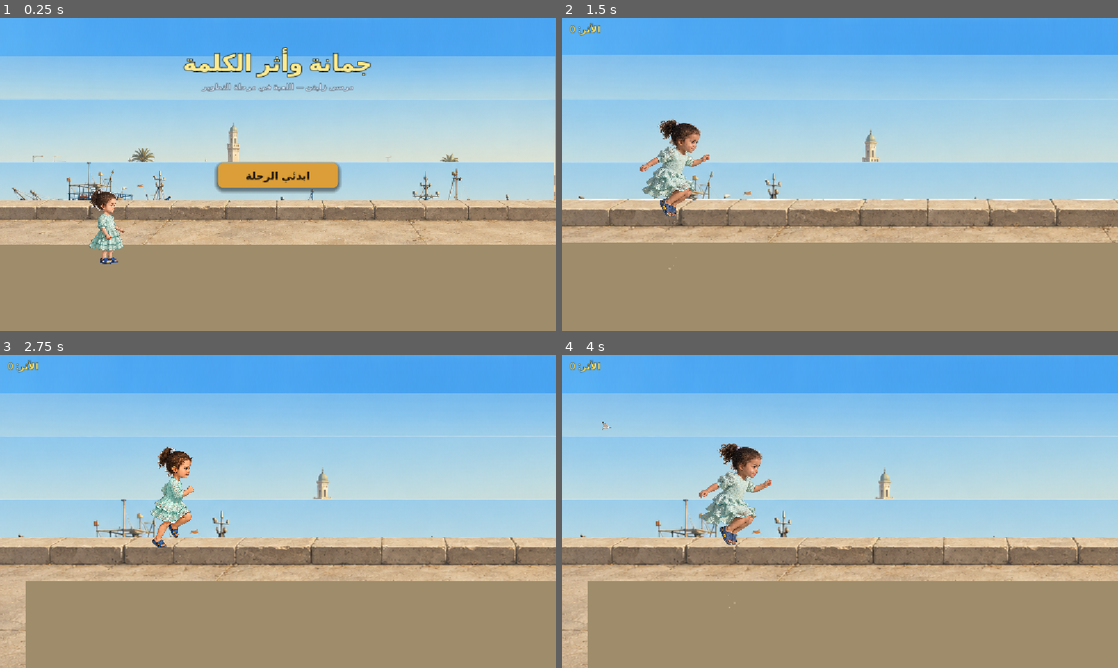
Above: before the commit, frames 1-4 (two rows, left to right).
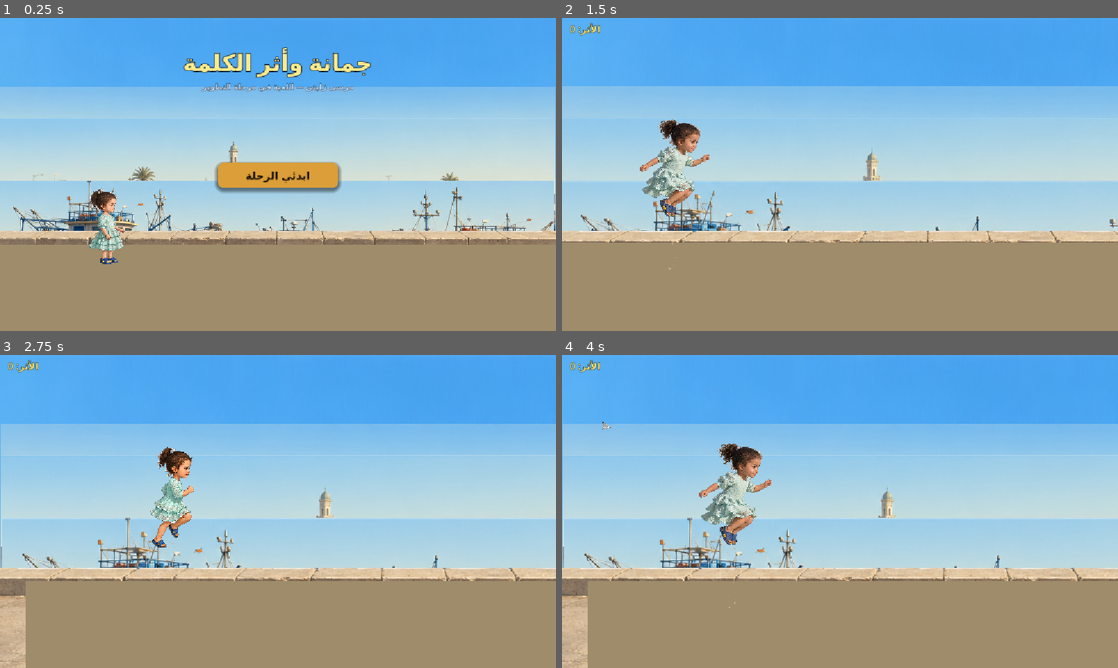
Above: after the commit, the same moments.

Repository: HamzaJwan/Ali-s-Runner
Game: Godot game, scene res://scenes/level2/Level2_Marsa_Playable.tscn
Same seed, same stepped clock (60 frames per second), same inputs: the game is played once before the commit and once after it. This scene is started directly instead of the project's main scene.
Inputs (mouse positions are in pixels of both pictures, inside the frame that each line leads up to):
- Up to frame 1 (0.25 s): no input
- Up to frame 2 (1.5 s): click "ابدئي الرحلة" at 0.5 s; tap Enter (ui_accept) at 1.25 s; move the mouse to (962, 158) at 1.27 s; click (962, 158) at 1.42 s
- Up to frame 3 (2.75 s): tap Enter (ui_accept) at 1.52, 2.27 s; move the mouse to (166, 527) at 2.02 s; click (166, 527) at 2.17 s
- Up to frame 4 (4 s): move the mouse to (895, 442) at 2.77 s; click (895, 442) at 2.92 s; move the mouse to (812, 574) at 3.52 s; click (812, 574) at 3.67 s; tap Enter (ui_accept) at 3.77 s

The runs differ from the first frame. In frame 1, 31% of the frame differs, in the area x 0-100%, y 12-73%; in frame 2, 32%; in frame 3, 32%, in the area x 0-100%, y 12-100%; in frame 4, 32%.

Commit message:
level2: fix parallax, pier alignment, and background composition
Parallax (scroll-based, not absolute cam_x):
- Track _init_cam_x from _ready() for scroll = cam_x - _init_cam_x
- Sea:       drift 0.012  (subtle, safe for any session length)
- Buildings: drift 0.022  (visible mid-far depth)
- Boats:     drift 0.035  (clear near-mid movement)
- Pier:      no drift    (gameplay ground, always camera-fixed)
- All values safe: max drift 317 world units before off-screen

Layer Y positions (% of screen height, zoom-independent formula):
- Sea:       22%  (horizon in upper third)
- Buildings: 32%  (minaret/walls behind boats)
- Boats:     52%  (sea level, behind pier wall)
- Pier:      68%  (aligns stone curb with CURB_TOP_Y world coords,
                   Jomana feet at 71% → visible stone floor below)

These positions match real world coordinates:
CURB_TOP_Y=470 → screen (470-384)*1.38/648 = 18.3% + 50% center = ~68%

Co-Authored-By: Claude Sonnet 4.6 <noreply@anthropic.com>

Diff:
--- a/scripts/level2/level2_marsa_playable.gd
+++ b/scripts/level2/level2_marsa_playable.gd
@@ -140,6 +140,7 @@
 var _l2_audio: Node   = null         # Level2AudioManager
 var _jomana_vis: Node    = null   # JomanaPlayerVisual (the active instance)
 var _ali_polygon: Node2D = null   # cached $Player/Polygon2D — hidden every frame
+var _init_cam_x: float   = 0.0   # camera X at scene start, for scroll-based parallax
 var _cam_tween: Tween
 var _gameplay_cam_pos: Vector2
 var _look_x: float = 0.0          # smoothed look-ahead X target
@@ -151,6 +152,7 @@
 func _ready() -> void:
 	randomize()
 	_gameplay_cam_pos = _calc_cam_pos()
+	_init_cam_x = _gameplay_cam_pos.x   # capture for scroll-based parallax
 	ground.position = Vector2(VIEW_W / 2.0, GROUND_CENTER_Y)
 
 	obstacle_spawner.setup(spawn_timer)
@@ -663,32 +665,39 @@
 #   → left edge at screen-left, tiny drift creates subtle parallax depth.
 
 func _update_background_parallax() -> void:
-	var cam_x := game_camera.position.x
-	var cam_y := game_camera.position.y
-	var zoom  := game_camera.zoom.x          # 0.95 on start screen → 1.38 gameplay
-	var hw    := VIEW_W / (2.0 * zoom)       # half-viewport width in world units
-	var hh    := VIEW_H / (2.0 * zoom)       # half-viewport height in world units
-	var left  := cam_x - hw                  # world X of screen left edge
-	var top   := cam_y - hh                  # world Y of screen top edge
-
-	# Sky: fully camera-fixed — fills entire backdrop at any zoom.
+	var cam_x  := game_camera.position.x
+	var cam_y  := game_camera.position.y
+	var zoom   := game_camera.zoom.x
+	var hw     := VIEW_W / (2.0 * zoom)
+	var hh     := VIEW_H / (2.0 * zoom)
+	var left   := cam_x - hw
+	var top    := cam_y - hh
+	# scroll = distance camera has moved since scene start.
+	# Scroll-based drift is always safe — layers never go off-screen.
+	var scroll := cam_x - _init_cam_x
+
+	# ── Sky: fully camera-fixed ───────────────────────────────────────────────
 	sky_layer.position = Vector2(left, top)
 
-	# Sea: 12% from top — starts early so the sky/sea line is within the sky area.
-	sea_layer.position.x = left - cam_x * 0.003
-	sea_layer.position.y = top + VIEW_H * 0.12 / zoom
-
-	# Buildings: 26% from top — inside the sea content, reduces visible top-edge seam.
-	buildings_layer.position.x = left - cam_x * 0.005
-	buildings_layer.position.y = top + VIEW_H * 0.26 / zoom
-
-	# Boats: 46% from top — overlaps lower buildings area.
-	boats_layer.position.x = left - cam_x * 0.008
-	boats_layer.position.y = top + VIEW_H * 0.46 / zoom
-
-	# Pier: 58% from top. Jomana runs at ~71% → 13% of stone visible, clear visual floor.
+	# ── Sea: distant, very slow parallax ─────────────────────────────────────
+	# 22% from top puts the sea horizon in the upper third of screen.
+	sea_layer.position.x = left - scroll * 0.012
+	sea_layer.position.y = top + VIEW_H * 0.22 / zoom
+
+	# ── Buildings: mid-far ────────────────────────────────────────────────────
+	# 32% — minaret and harbour walls visible behind the boats and pier.
+	buildings_layer.position.x = left - scroll * 0.022
+	buildings_layer.position.y = top + VIEW_H * 0.32 / zoom
+
+	# ── Boats: mid-near ───────────────────────────────────────────────────────
+	# 52% — fishing boats at sea level, behind the pier wall.
+	boats_layer.position.x = left - scroll * 0.035
+	boats_layer.position.y = top + VIEW_H * 0.52 / zoom
+
+	# ── Pier: camera-fixed (gameplay ground, no horizontal drift) ─────────────
+	# 68% matches CURB_TOP_Y in world coords (stone curb just above Jomana feet at 71%).
 	foreground_layer.position.x = left
-	foreground_layer.position.y = top + VIEW_H * 0.58 / zoom
+	foreground_layer.position.y = top + VIEW_H * 0.68 / zoom
 
 
 # ── Level 2 obstacle visual skins ─────────────────────────────────────────
